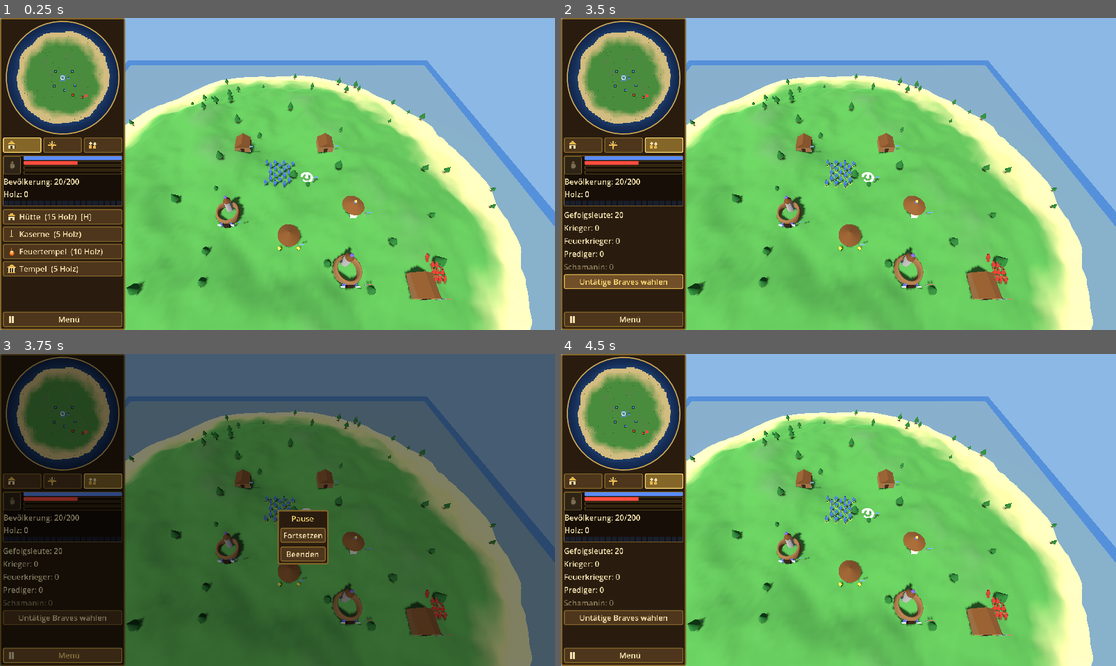
Above: before the commit, frames 1-4 (two rows, left to right).
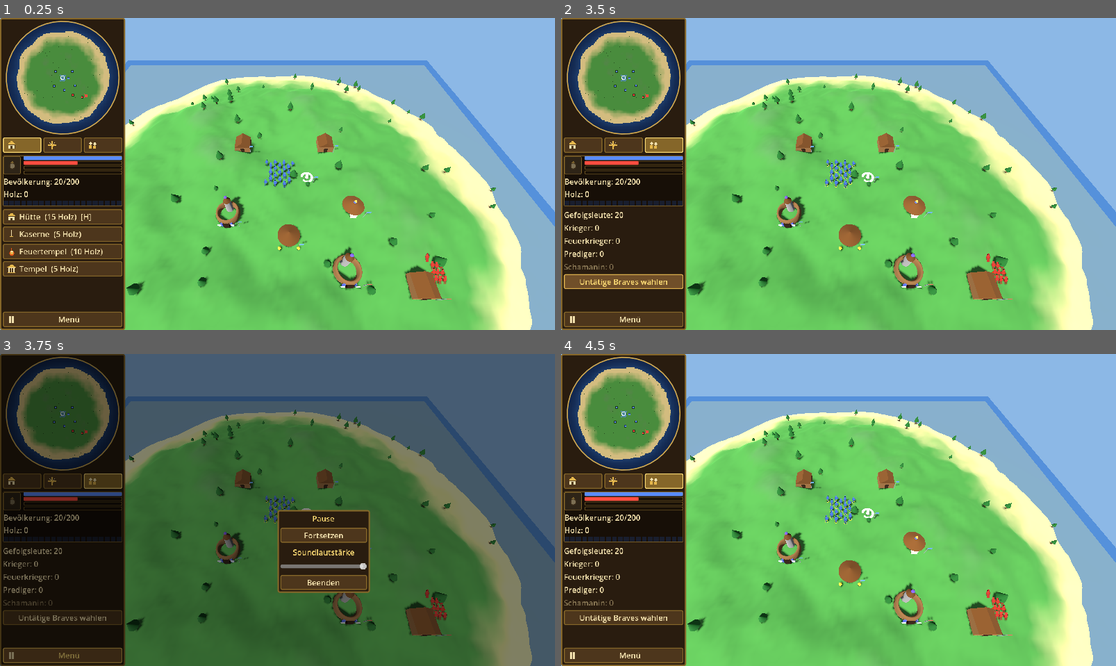
Above: after the commit, the same moments.

Repository: Klopskaiser/Populous-TheEnd
Game: Godot game, scene res://scenes/main.tscn
Two runs of this game, one before a commit and one after it. Both use one fixed random seed, a clock stepped at 60 frames per second and the inputs below.
Inputs (mouse positions are in pixels of both pictures, inside the frame that each line leads up to):
- Up to frame 1 (0.25 s): no input
- Up to frame 2 (3.5 s): click (583, 145) at 0.52 s; click (622, 145) at 1.27 s; click (666, 145) at 2.02 s; click "Untätige Braves wählen" at 2.75 s
- Up to frame 3 (3.75 s): click "Menü" at 3.5 s
- Up to frame 4 (4.5 s): click "Fortsetzen" at 4.25 s

Frames 1-2 are identical in both runs. In frame 3, 3.3% of the frame differs, in the area x 49-67%, y 49-77%; in frame 4, nothing differs.

Commit message:
Phase 5d Nachbesserung: Wurf-/Predigt-Sounds, Sterne-Fixes, Lautstaerke
Neue Sounds: throw (Feuerball-Abwurf) und preach (tonaler Chant alle 2 s
beim Channeln), je eine Variante; Feuerball-Einschlag ebenfalls auf eine
Variante. Sterne verschwinden beim Tod sofort und sitzen jetzt entlang der
Kamera-Hochachse exakt ueber dem Billboard-Kopf (kein Versatz bei
geneigter Kamera). Pausemenue: Soundlautstaerke-Slider (Master-Bus,
0-100%, 0 = stumm).

Testsuite 438 gruen.

Co-Authored-By: Claude Opus 4.8 <noreply@anthropic.com>

Diff:
--- a/scripts/core/combat_audio.gd
+++ b/scripts/core/combat_audio.gd
@@ -14,7 +14,11 @@
 const MIN_INTERVAL_MS: int = 45
 const MIX_RATE: int = 22050
 
-const KINDS: Array[StringName] = [&"punch", &"kick", &"shove", &"fireball"]
+## throw = fireball launch, preach = preacher channeling — one variant each is
+## plenty (user request); the melee strikes keep three.
+const KINDS: Array[StringName] = [
+	&"punch", &"kick", &"shove", &"fireball", &"throw", &"preach"]
+const SINGLE_VARIANT_KINDS: Array[StringName] = [&"fireball", &"throw", &"preach"]
 
 var _sounds: Dictionary = {}   # kind -> Array[AudioStreamWAV]
 var _pool: Array[AudioStreamPlayer3D] = []
@@ -26,8 +30,9 @@
 func _ready() -> void:
 	_rng.seed = 4242
 	for kind in KINDS:
+		var count: int = 1 if kind in SINGLE_VARIANT_KINDS else VARIANTS
 		var variants: Array = []
-		for v in range(VARIANTS):
+		for v in range(count):
 			variants.append(_make_stream(kind, v))
 		_sounds[kind] = variants
 	for i in range(POOL_SIZE):
@@ -59,8 +64,11 @@
 
 ## Sample generation is static + deterministic per (kind, variant) so headless
 ## tests can validate the data. Each kind has its own duration, smoothing
-## (crude low-pass -> timbre) and attack time.
+## (crude low-pass -> timbre) and attack time; "preach" is tonal (soft chant)
+## instead of noise-based.
 static func generate_samples(kind: StringName, variant: int) -> PackedByteArray:
+	if kind == &"preach":
+		return _generate_chant(variant)
 	var rng: RandomNumberGenerator = RandomNumberGenerator.new()
 	rng.seed = hash(kind) + variant * 7919
 	var dur: float
@@ -75,10 +83,14 @@
 			dur = 0.16
 			smooth = 0.55
 			attack = 0.03
-		&"fireball":   # bright crackle
+		&"fireball":   # bright crackle (impact)
 			dur = 0.2
 			smooth = 0.25
 			attack = 0.002
+		&"throw":      # airy whoosh (fireball launch)
+			dur = 0.18
+			smooth = 0.45
+			attack = 0.05
 		_:             # punch: short mid thud
 			dur = 0.09
 			smooth = 0.68
@@ -97,6 +109,26 @@
 	return bytes
 
 
+## Soft tonal chant for the channeling preacher: low sine with slow vibrato
+## and a gentle swell, ~0.6 s.
+static func _generate_chant(variant: int) -> PackedByteArray:
+	var dur: float = 0.6
+	var base_hz: float = 175.0 + float(variant) * 12.0
+	var count: int = int(dur * float(MIX_RATE))
+	var bytes: PackedByteArray = PackedByteArray()
+	bytes.resize(count * 2)
+	var phase: float = 0.0
+	for i in range(count):
+		var t: float = float(i) / float(MIX_RATE)
+		var vibrato: float = sin(t * TAU * 5.0) * 6.0
+		phase += TAU * (base_hz + vibrato) / float(MIX_RATE)
+		var tone: float = sin(phase) * 0.7 + sin(phase * 2.0) * 0.2
+		var env: float = sin(clampf(t / dur, 0.0, 1.0) * PI)   # swell in and out
+		var sample: int = int(clampf(tone * env * 0.5, -1.0, 1.0) * 32767.0)
+		bytes.encode_s16(i * 2, sample)
+	return bytes
+
+
 func _make_stream(kind: StringName, variant: int) -> AudioStreamWAV:
 	var wav: AudioStreamWAV = AudioStreamWAV.new()
 	wav.format = AudioStreamWAV.FORMAT_16_BITS
--- a/scripts/ui/sidebar.gd
+++ b/scripts/ui/sidebar.gd
@@ -469,11 +469,39 @@
 	resume.pressed.connect(_toggle_pause)
 	vb.add_child(resume)
 
+	# Sound volume (master bus), session-scoped.
+	var volume_label: Label = Label.new()
+	volume_label.text = "Soundlautstärke"
+	volume_label.horizontal_alignment = HORIZONTAL_ALIGNMENT_CENTER
+	volume_label.add_theme_color_override("font_color", UiTheme.GOLD_BRIGHT)
+	vb.add_child(volume_label)
+
+	var volume: HSlider = HSlider.new()
+	volume.min_value = 0.0
+	volume.max_value = 100.0
+	volume.step = 5.0
+	volume.custom_minimum_size = Vector2(180, 20)
+	var master: int = AudioServer.get_bus_index("Master")
+	volume.value = clampf(
+		db_to_linear(AudioServer.get_bus_volume_db(master)) * 100.0, 0.0, 100.0)
+	volume.value_changed.connect(_on_volume_changed)
+	vb.add_child(volume)
+
 	var quit: Button = Button.new()
 	quit.text = "Beenden"
 	UiTheme.style_button(quit)
 	quit.pressed.connect(func() -> void: get_tree().quit())
 	vb.add_child(quit)
+
+
+## Master-bus volume from the pause-menu slider (0..100; 0 mutes).
+func _on_volume_changed(value: float) -> void:
+	var master: int = AudioServer.get_bus_index("Master")
+	if value <= 0.0:
+		AudioServer.set_bus_mute(master, true)
+		return
+	AudioServer.set_bus_mute(master, false)
+	AudioServer.set_bus_volume_db(master, linear_to_db(value / 100.0))
 
 
 # --- Tab switching ----------------------------------------------------------
--- a/scripts/ui/stars_renderer.gd
+++ b/scripts/ui/stars_renderer.gd
@@ -10,8 +10,11 @@
 const MAX_STARS: int = 256
 const FRAME_COUNT: int = 4
 const FRAME_TIME: float = 0.12
-## Height above the unit's feet.
-const HEIGHT: float = 1.75
+## Height above the unit's feet, measured along the CAMERA's up axis — the
+## unit sprites are camera-facing billboards, so their heads extend along
+## screen-up, not world-up. Anchoring the stars along world-up made them
+## appear offset from the head at pitched camera angles.
+const HEIGHT: float = 1.6
 
 const C_STAR: Color = Color(1.0, 0.92, 0.3)
 
@@ -57,13 +60,18 @@
 		_frame_timer = 0.0
 		_frame = (_frame + 1) % FRAME_COUNT
 		_material.albedo_texture = _textures[_frame]
+	var camera: Camera3D = get_viewport().get_camera_3d()
+	# Along the camera's up axis the stars sit exactly above the billboard
+	# sprite's head at every pitch/zoom (see HEIGHT).
+	var up: Vector3 = camera.global_transform.basis.y if camera != null \
+		else Vector3.UP
 	var count: int = 0
 	for unit in _unit_manager.units:
 		if count >= MAX_STARS:
 			break
 		if unit.has_stars():
 			_multimesh.set_instance_transform(count, Transform3D(
-				Basis.IDENTITY, unit.position + Vector3(0.0, HEIGHT, 0.0)))
+				Basis.IDENTITY, unit.position + up * HEIGHT))
 			count += 1
 	_multimesh.visible_instance_count = count
 
--- a/scripts/units/firewarrior.gd
+++ b/scripts/units/firewarrior.gd
@@ -68,3 +68,4 @@
 	var ball: Fireball = Fireball.new()
 	ball.setup(self, target, position + Vector3(0.0, 1.1, 0.0))
 	path_service.register_projectile(ball)
+	_emit_combat_hit(&"throw")
--- a/scripts/units/preacher.gd
+++ b/scripts/units/preacher.gd
@@ -18,8 +18,12 @@
 ## keeps brawling instead of sitting down (retried on the next scan).
 const FIGHT_INERTIA_CHANCE: float = 0.4
 
+## Seconds between chant sounds while standing and channeling.
+const PREACH_SOUND_INTERVAL: float = 2.0
+
 ## Enemy this preacher walks toward to convert (untyped: may be freed).
 var _convert_target = null
+var _preach_sound_timer: float = 0.0
 
 
 func _init() -> void:
@@ -89,6 +93,11 @@
 		_clear_path()
 	if t != null and is_instance_valid(t):
 		_face_point(t.position)
+	# Soft chant while standing and channeling (single sound file, throttled).
+	_preach_sound_timer -= delta
+	if _preach_sound_timer <= 0.0:
+		_preach_sound_timer = PREACH_SOUND_INTERVAL
+		_emit_combat_hit(&"preach")
 
 
 ## Scan pass while channeling: duel-check, pacify everyone convertible in
--- a/scripts/units/unit.gd
+++ b/scripts/units/unit.gd
@@ -517,10 +517,11 @@
 		if is_instance_valid(a):
 			a._on_target_died(self)
 	melee_attackers.clear()
-	# Corpse setup: no selection ring, no route, no hopping — the unit stays in
-	# the world as a lying "dead" sprite until the decay timer removes it.
+	# Corpse setup: no selection ring, no route, no hopping, no stars — the unit
+	# stays in the world as a lying "dead" sprite until the decay timer removes it.
 	selected = false
 	hop_visual = false
+	stars_until_ms = 0
 	waypoint_queue.clear()
 	_clear_path()
 	_corpse_timer = 0.0
--- a/tests/test_combat.gd
+++ b/tests/test_combat.gd
@@ -440,6 +440,9 @@
 	check(CombatAudio.generate_samples(&"punch", 0).size()
 		< CombatAudio.generate_samples(&"fireball", 0).size(),
 		"kinds have distinct durations")
+	check(&"throw" in CombatAudio.SINGLE_VARIANT_KINDS
+		and &"preach" in CombatAudio.SINGLE_VARIANT_KINDS,
+		"throw and preach use a single sound file each")
 
 
 # --- Strike animations ---------------------------------------------------------------
Not shown, changed: plans/PROGRESS.md
